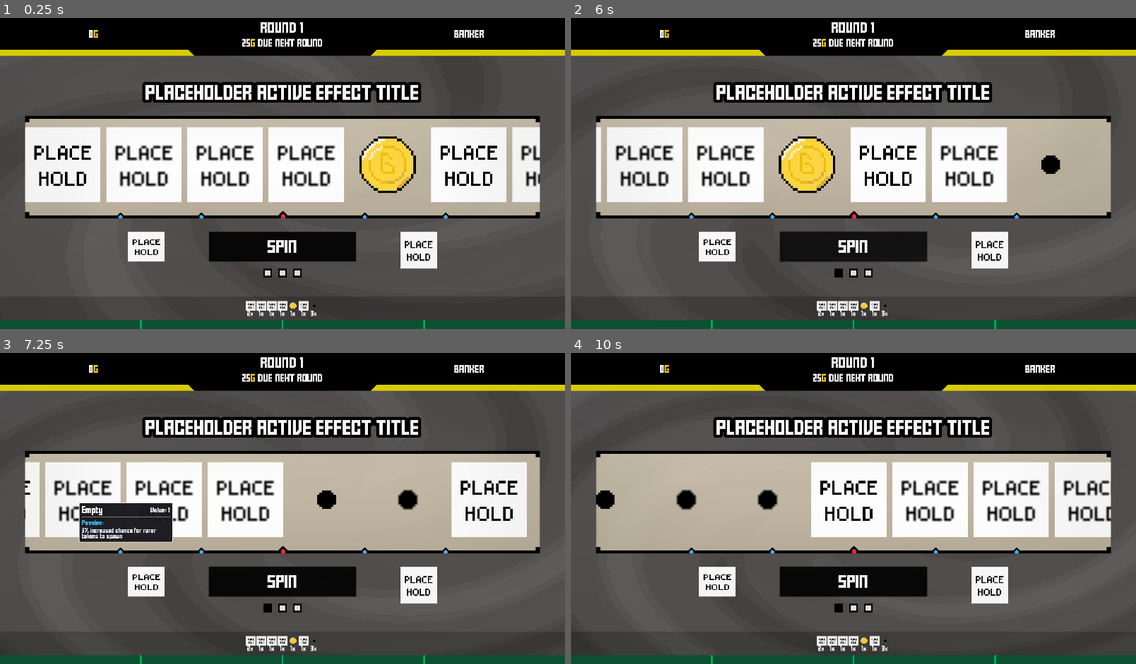
Above: before the commit, frames 1-4 (two rows, left to right).
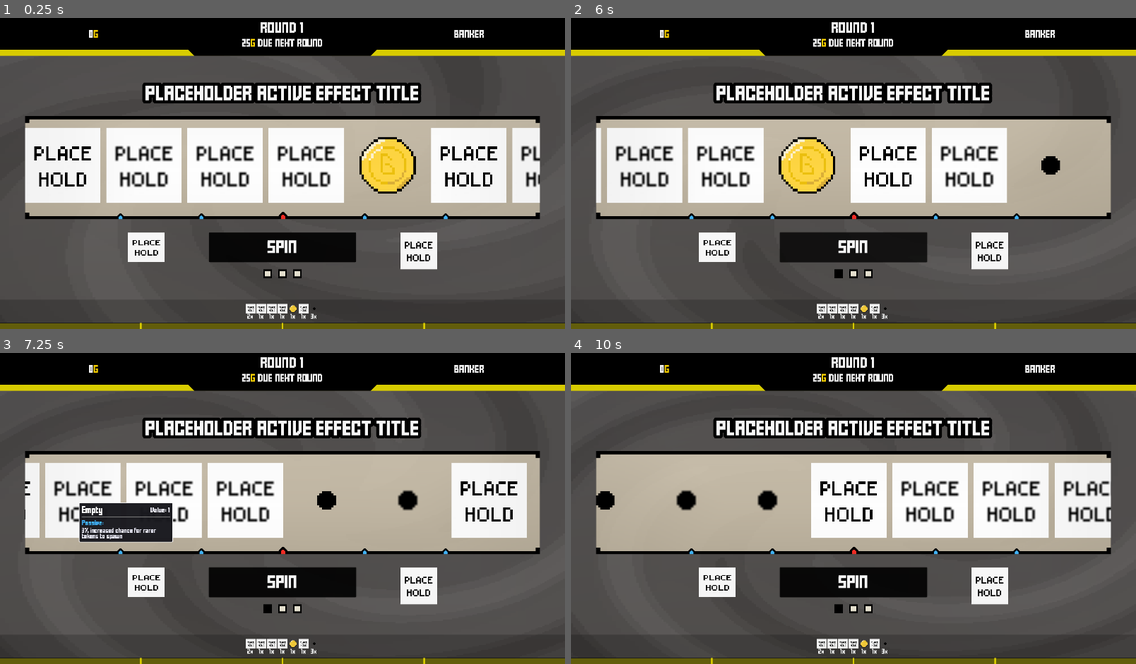
Above: after the commit, the same moments.

Repository: ZhelinWang/one-last-spin
Game: Godot game, scene res://main_ui.tscn
The game is run twice, just before and just after one commit, with the same random seed, the same clock (stepped at 60 frames per second) and the same inputs.
Inputs (mouse positions are in pixels of both pictures, inside the frame that each line leads up to):
- Up to frame 1 (0.25 s): no input
- Up to frame 2 (6 s): click (633, 164) at 0.5 s; click (712, 164) at 1.27 s; click (797, 164) at 2.02 s; click (876, 164) at 2.77 s; click (960, 164) at 3.52 s; click (1039, 164) at 4.27 s; click (1119, 164) at 5.02 s; click "Spin" at 5.75 s
- Up to frame 3 (7.25 s): click (73, 499) at 6.52 s
- Up to frame 4 (10 s): click (571, 499) at 7.27 s; click (633, 499) at 8.02 s; click (723, 499) at 8.77 s; click (582, 499) at 9.52 s

The runs differ from the first frame. In frame 1, 6.8% of the frame differs, in the area x 0-100%, y 20-100%; in frame 2, 6.6%; in frame 3, 6.2%; in frame 4, 6.3%.

Commit message:
styled xp bar

Diff:
--- a/main_ui.tscn
+++ b/main_ui.tscn
@@ -173,7 +173,7 @@
 corner_detail = 1
 
 [sub_resource type="StyleBoxFlat" id="StyleBoxFlat_v3yyu"]
-bg_color = Color(1.3957917e-06, 0.7159944, 0.4001968, 1)
+bg_color = Color(0.8901961, 0.8392157, 0, 1)
 
 [sub_resource type="StyleBoxFlat" id="StyleBoxFlat_llbac"]
 bg_color = Color(1, 0.883333, 0, 0.588235)
@@ -280,28 +280,28 @@
 theme_override_constants/margin_left = 0
 theme_override_constants/margin_top = 0
 theme_override_constants/margin_right = 0
-theme_override_constants/margin_bottom = 10
-
-[node name="progressBar" type="Panel" parent="mainContainer/topUIMarginContainer"]
+theme_override_constants/margin_bottom = 12
+
+[node name="goldStatusBar" type="Panel" parent="mainContainer/topUIMarginContainer"]
 custom_minimum_size = Vector2(0, 150)
 layout_mode = 2
 size_flags_horizontal = 3
 theme_override_styles/panel = SubResource("StyleBoxFlat_mgxdc")
 
-[node name="topUIContainer" type="HBoxContainer" parent="mainContainer/topUIMarginContainer/progressBar"]
+[node name="topUIContainer" type="HBoxContainer" parent="mainContainer/topUIMarginContainer/goldStatusBar"]
 layout_mode = 0
 offset_right = 1920.0
 offset_bottom = 150.0
 theme_override_constants/separation = 0
 
-[node name="Panel" type="Panel" parent="mainContainer/topUIMarginContainer/progressBar/topUIContainer"]
+[node name="Panel" type="Panel" parent="mainContainer/topUIMarginContainer/goldStatusBar/topUIContainer"]
 custom_minimum_size = Vector2(0, 130)
 layout_mode = 2
 size_flags_horizontal = 3
 size_flags_vertical = 0
 theme_override_styles/panel = SubResource("StyleBoxFlat_vxg6n")
 
-[node name="valueLabel" type="RichTextLabel" parent="mainContainer/topUIMarginContainer/progressBar/topUIContainer/Panel"]
+[node name="valueLabel" type="RichTextLabel" parent="mainContainer/topUIMarginContainer/goldStatusBar/topUIContainer/Panel"]
 unique_name_in_owner = true
 layout_mode = 1
 anchors_preset = 15
@@ -317,7 +317,7 @@
 horizontal_alignment = 1
 vertical_alignment = 1
 
-[node name="deadlineDisplay" type="Panel" parent="mainContainer/topUIMarginContainer/progressBar/topUIContainer"]
+[node name="deadlineDisplay" type="Panel" parent="mainContainer/topUIMarginContainer/goldStatusBar/topUIContainer"]
 material = SubResource("ShaderMaterial_yubjs")
 custom_minimum_size = Vector2(600, 150)
 layout_mode = 2
@@ -325,7 +325,7 @@
 size_flags_vertical = 0
 theme_override_styles/panel = SubResource("StyleBoxFlat_n1q3t")
 
-[node name="roundLabel" type="RichTextLabel" parent="mainContainer/topUIMarginContainer/progressBar/topUIContainer/deadlineDisplay"]
+[node name="roundLabel" type="RichTextLabel" parent="mainContainer/topUIMarginContainer/goldStatusBar/topUIContainer/deadlineDisplay"]
 unique_name_in_owner = true
 layout_mode = 1
 anchors_preset = 15
@@ -344,7 +344,7 @@
 horizontal_alignment = 1
 vertical_alignment = 1
 
-[node name="deadlineLabel" type="RichTextLabel" parent="mainContainer/topUIMarginContainer/progressBar/topUIContainer/deadlineDisplay"]
+[node name="deadlineLabel" type="RichTextLabel" parent="mainContainer/topUIMarginContainer/goldStatusBar/topUIContainer/deadlineDisplay"]
 unique_name_in_owner = true
 layout_mode = 1
 anchors_preset = 15
@@ -360,14 +360,14 @@
 horizontal_alignment = 1
 vertical_alignment = 1
 
-[node name="characterDisplay" type="Panel" parent="mainContainer/topUIMarginContainer/progressBar/topUIContainer"]
+[node name="characterDisplay" type="Panel" parent="mainContainer/topUIMarginContainer/goldStatusBar/topUIContainer"]
 custom_minimum_size = Vector2(0, 130)
 layout_mode = 2
 size_flags_horizontal = 3
 size_flags_vertical = 0
 theme_override_styles/panel = SubResource("StyleBoxFlat_1v8me")
 
-[node name="classLabel" type="RichTextLabel" parent="mainContainer/topUIMarginContainer/progressBar/topUIContainer/characterDisplay"]
+[node name="classLabel" type="RichTextLabel" parent="mainContainer/topUIMarginContainer/goldStatusBar/topUIContainer/characterDisplay"]
 unique_name_in_owner = true
 layout_mode = 1
 anchors_preset = 15
@@ -731,10 +731,13 @@
 
 [node name="artifactXPBar" type="Panel" parent="mainContainer/bottomUIMarginContainer/VBoxContainer"]
 unique_name_in_owner = true
-custom_minimum_size = Vector2(1920, 30)
-layout_mode = 2
+custom_minimum_size = Vector2(1920, 20)
+layout_mode = 2
+mouse_default_cursor_shape = 16
 theme_override_styles/panel = SubResource("StyleBoxFlat_v3yyu")
 script = ExtResource("100_artxp")
+border_color = Color(0, 0, 0, 1)
+border_width_px = 0.5
 
 [node name="bottomRow" type="HBoxContainer" parent="mainContainer/bottomUIMarginContainer"]
 visible = false
